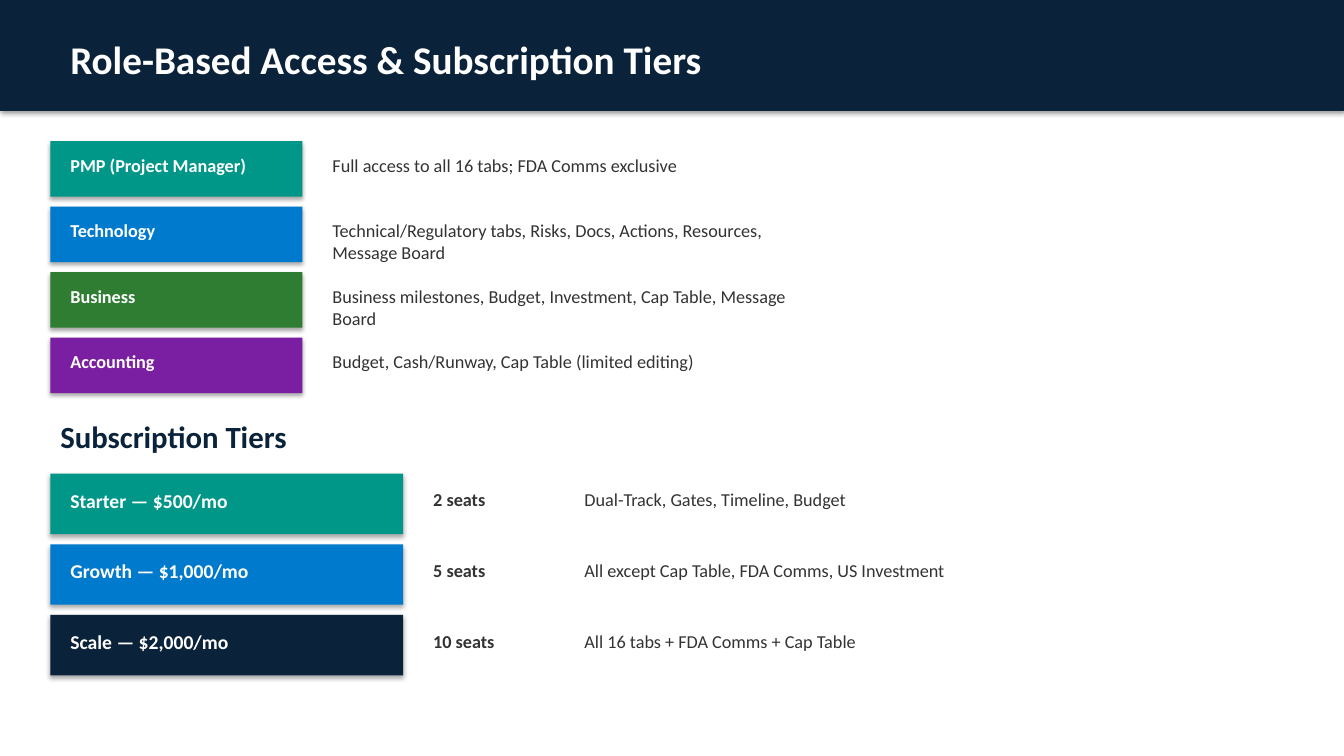
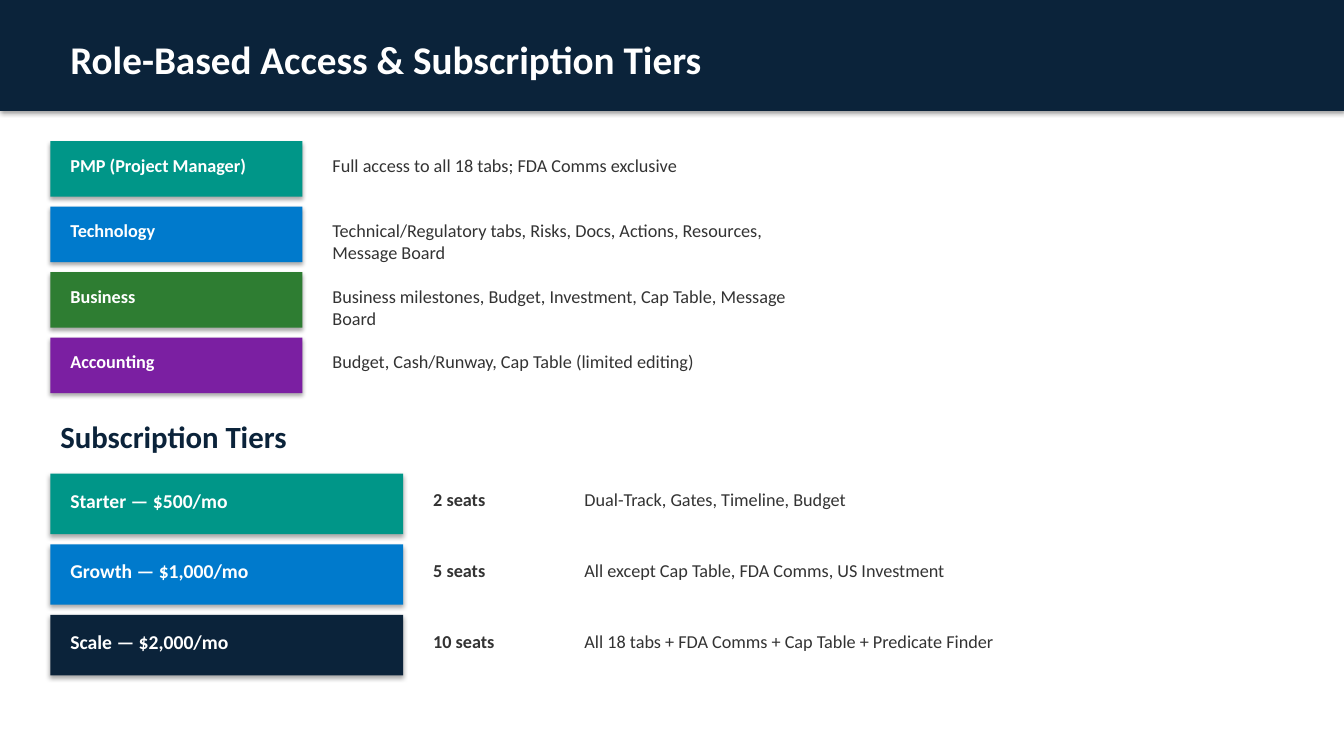
Before and after one commit to londailey6937/arch-medical, a slide deck: slide 26 of Control_Tower_Sales_Deck.pptx (slide 21 before the commit). Drawn at 1344x756 pixels with LibreOffice and Linux fonts; fonts in the diff are those of the drawing. Boxes give left, top, right and bottom in pixels: in the first picture for what was removed or moved away, otherwise in the second. Text is boxed around its words. In the diff, an @@ line names an element or a change of style, - is before the commit and + after.

Commit message:
Update EN+CN PowerPoint decks: 18 tabs, Predicate Finder, FDA Guidance Docs, Stakeholder Inputs, QMS-Lite, Notifications/Export slides (23→28 slides)

```diff
--- a/Control_Tower_Sales_Deck.pptx
+++ b/Control_Tower_Sales_Deck.pptx
@@ text at [332, 159, 677, 174]: text changed @@
-Full access to all 16 tabs; FDA Comms exclusive
+Full access to all 18 tabs; FDA Comms exclusive
@@ text at [584, 635, 993, 651]: text changed @@
-All 16 tabs + FDA Comms + Cap Table
+All 18 tabs + FDA Comms + Cap Table + Predicate Finder
```
Also in this commit, not shown: 4 other slides changed, 5 slides added, 3 other files.
